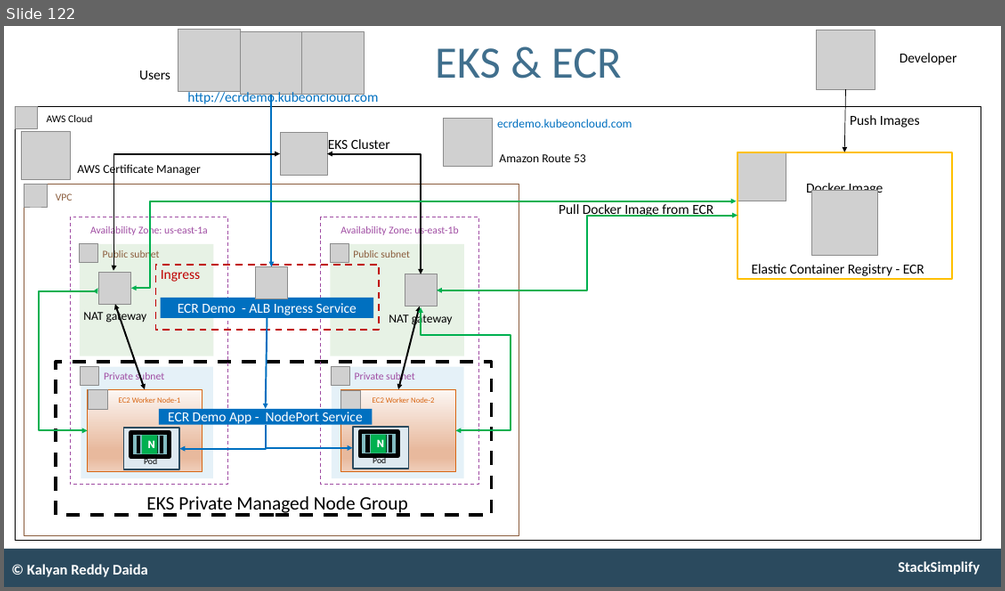
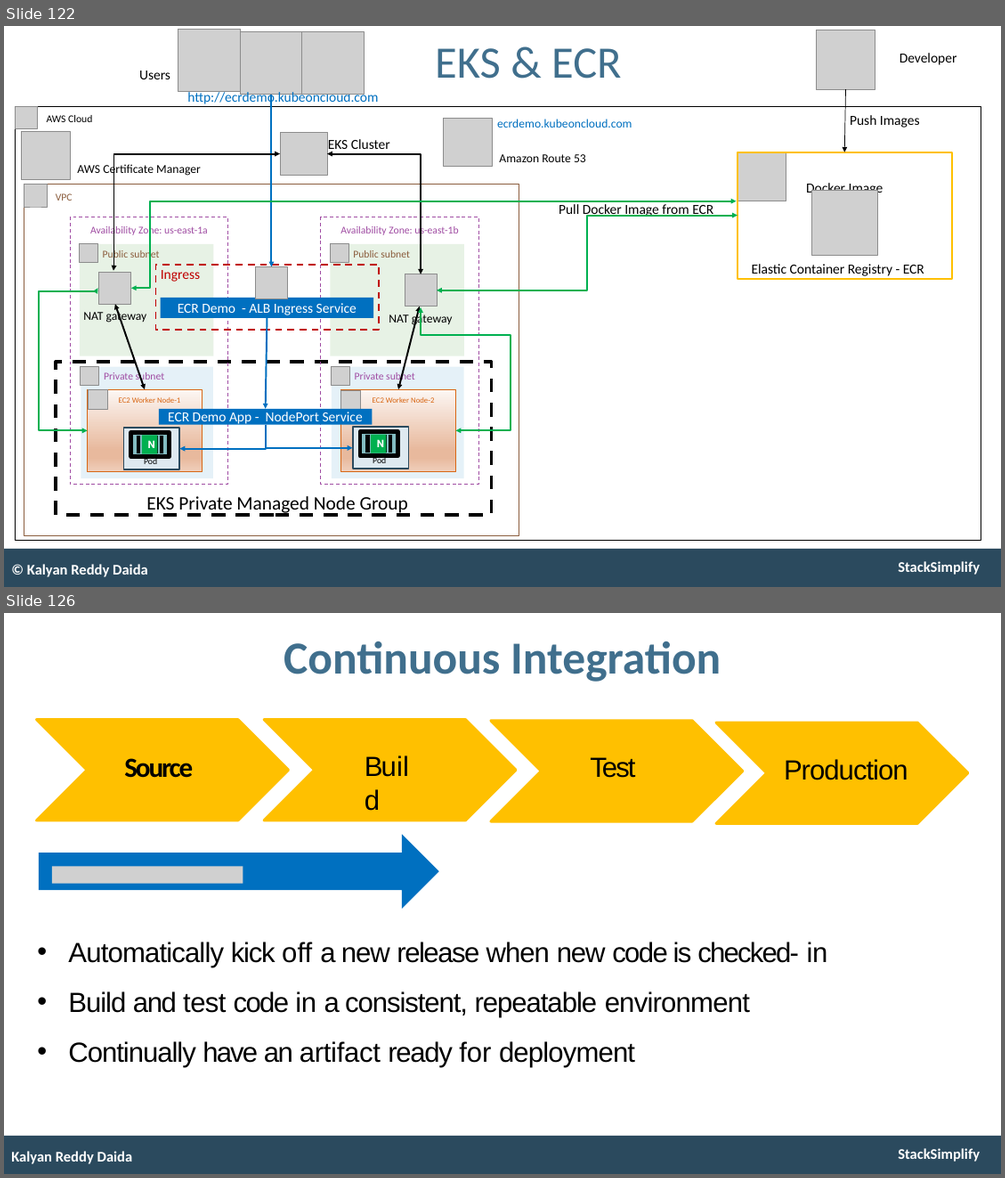
Before and after one commit to Superstar0715/aws-eks-kubernetes-masterclass, a slide deck: presentation/AWS-Fargate-and-EKS-Masterclass.pptx. Shown one above the other, each under a label of ours: slide 122 before the commit, slides 122 and 126 after it; the slides between them are not shown. The pictures are 1005x591 and 1005x1178 pixels, drawn with LibreOffice and Linux fonts; fonts in the diff are those of the drawing; grey boxes stand for pictures. Boxes give left, top, right and bottom in pixels: in the first picture for what was removed or moved away, otherwise in the second. Text is boxed around its words. In the diff, an @@ line names an element or a change of style, - is before the commit and + after.

```diff
--- a/presentation/AWS-Fargate-and-EKS-Masterclass.pptx
+++ b/presentation/AWS-Fargate-and-EKS-Masterclass.pptx
@@ slide 126 added at (4, 613, 1001, 1174), background #FFFFFF; not listed: 2 template elements that a slide beside it also shows @@
@@ text added at (283, 641, 720, 682), 53 pt, text #406F8D, bold @@
+Continuous Integration
@@ freeform shape added at (36, 720, 288, 820), fill #FFC000, outline #FFC000 3 pt @@
@@ freeform shape added at (264, 720, 516, 820), fill #FFC000, outline #FFC000 3 pt @@
@@ freeform shape added at (491, 721, 743, 821), fill #FFC000, outline #FFC000 3 pt @@
@@ freeform shape added at (716, 722, 968, 824), fill #FFC000, outline #FFC000 3 pt @@
@@ text added at (124, 758, 193, 778), 32 pt, text #000000, bold @@
+Source
@@ text added at (364, 748, 422, 783), 32 pt, text #000000 @@
+Build
@@ text added at (590, 757, 635, 778), 32 pt, text #000000 @@
+Test
@@ text added at (784, 759, 908, 780), 32 pt, text #000000 @@
+Production
@@ freeform shape added at (38, 834, 439, 908), fill #0070C0 @@
@@ picture added at (52, 866, 243, 884) @@
@@ text added at (68, 941, 828, 1067), 32 pt, text #000000 @@
+• Automatically kick off a new release when new code is checked- in
+• Build and test code in a consistent, repeatable environment
+• Continually have an artifact ready for deployment
@@ text added at (11, 1151, 133, 1164), 17 pt, text #FFFFFF, bold @@
+Kalyan Reddy Daida
```
Also in this commit, not shown: 1 slide changed, 19 other slides added, 1 other file.
